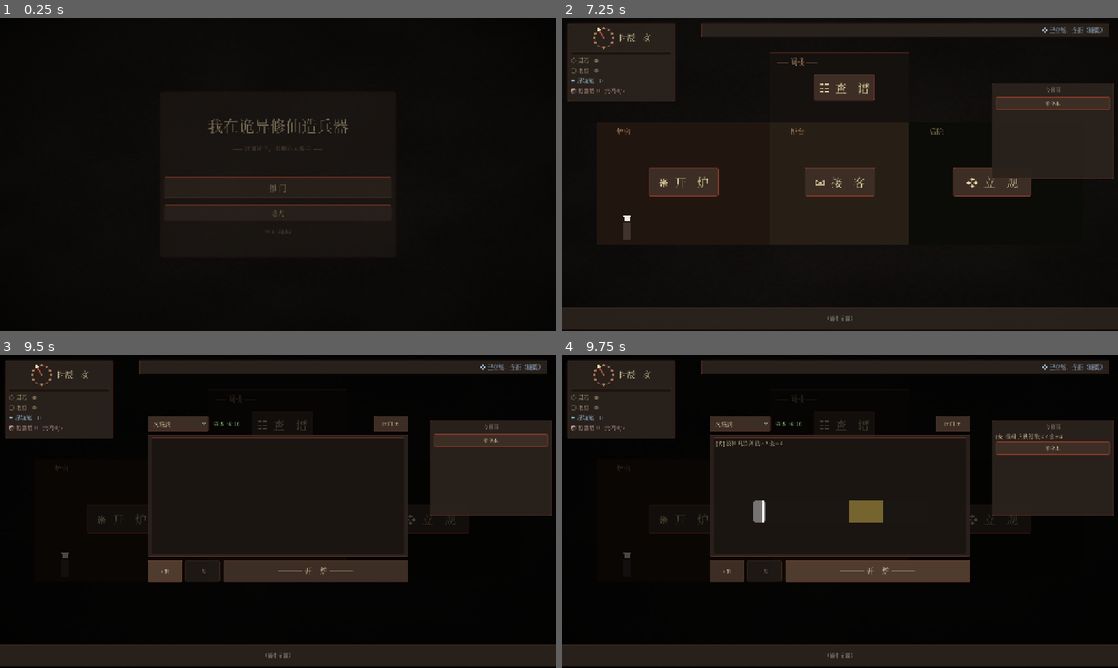
Above: before the commit, frames 1-4 (two rows, left to right).
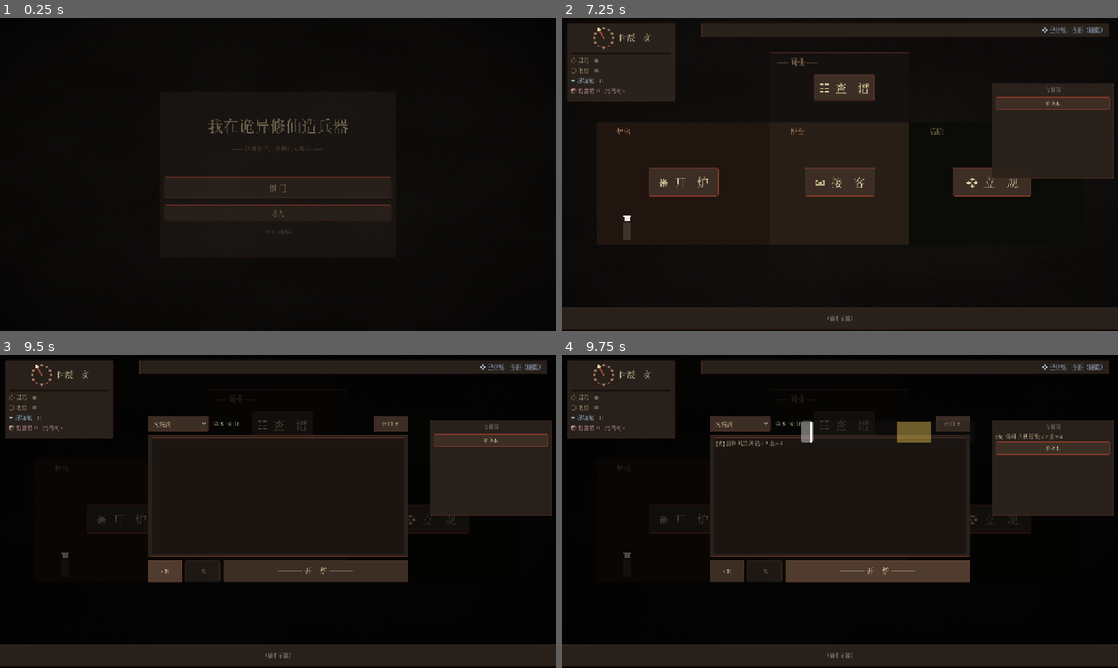
Above: after the commit, the same moments.

Repository: guliqianxun/XiuXianLegend
Game: Godot game, scene res://scenes/main_menu.tscn
Two runs of this game, one before a commit and one after it. Both use one fixed random seed, a clock stepped at 60 frames per second and the inputs below.
Inputs:
- Up to frame 1 (0.25 s): no input
- Up to frame 2 (7.25 s): click "推门" at 0.5 s; click "❋ 开 炉" at 1.25 s; click "✉ 接 客" at 2 s; click "☷ 查 谱" at 2.75 s; click "❖ 立 规" at 3.5 s; click "凡铁剑" at 4.25 s; click "闭门 ✕" at 5 s; click "看全本" at 5.75 s; click "合上" at 6.5 s
- Up to frame 3 (9.5 s): click "❋ 开 炉" at 7.25 s; click "+ 朱" at 8 s; click "✓ 朱" at 8.75 s
- Up to frame 4 (9.75 s): click "─── 开 炉 ───" at 9.5 s

Frames 1-3 are identical in both runs. In frame 4, 1.2% of the frame differs, in the area x 34-74%, y 20-54%.

Commit message:
feat(forge): TimingWindow 嵌入 LogFlow 顶部居中（替代屏幕中央悬浮）

Diff:
--- a/godot/scripts/ui/forge_screen.gd
+++ b/godot/scripts/ui/forge_screen.gd
@@ -22,6 +22,19 @@
 	_bottom_bar.start_pressed.connect(_on_start)
 	_timing_window.timing_finished.connect(_on_timing_finished)
 	_result_overlay.animation_finished.connect(_on_overlay_done)
+	_position_timing_window()
+
+
+func _position_timing_window() -> void:
+	if _timing_window == null or _log_flow == null:
+		return
+	await get_tree().process_frame
+	var lf_global: Vector2 = _log_flow.global_position
+	var lf_size: Vector2 = _log_flow.size
+	_timing_window.position = Vector2(
+		lf_global.x + lf_size.x * 0.5 - 80,
+		lf_global.y + 12
+	)
 
 
 ## 入口：从 ShopScreen 打开
